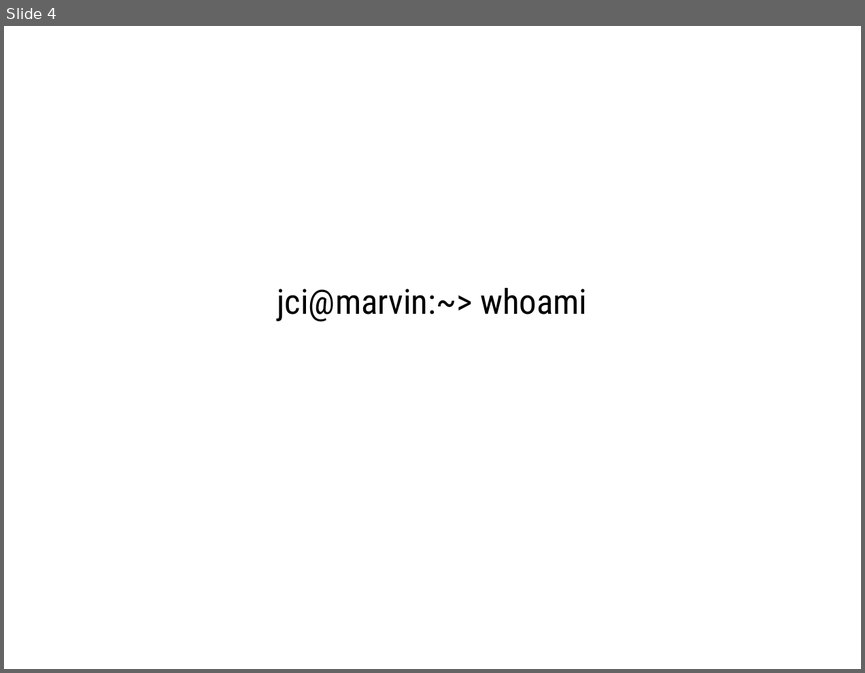
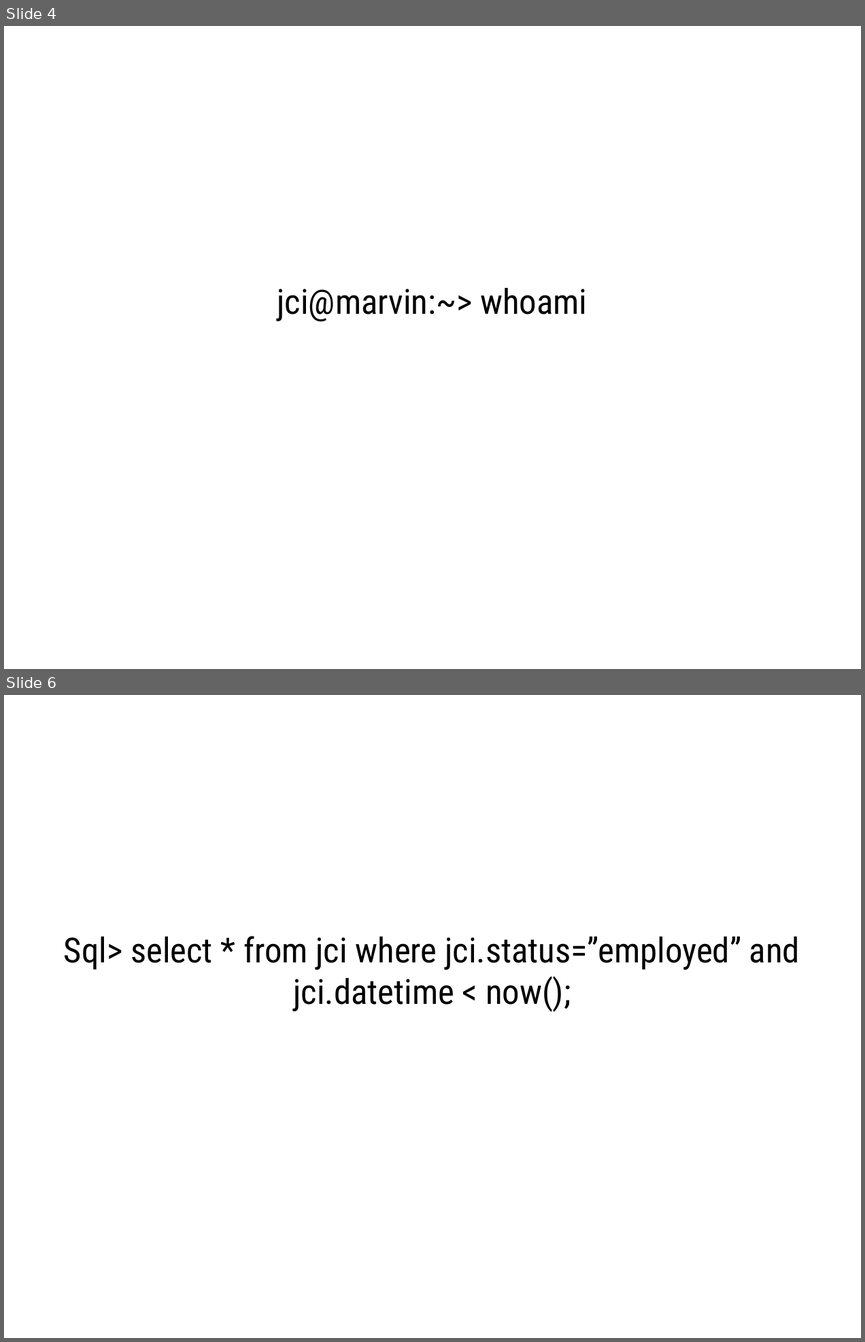
Before and after one commit to jci/charlas, a slide deck: UAT-20171116.odp. Shown one above the other, each under a label of ours: slide 4 before the commit, slides 4 and 6 after it; the slides between them are not shown. The pictures are 865x673 and 865x1342 pixels, drawn with LibreOffice and Linux fonts; fonts in the diff are those of the drawing. Boxes give left, top, right and bottom in pixels: in the first picture for what was removed or moved away, otherwise in the second. Text is boxed around its words. In the diff, an @@ line names an element or a change of style, - is before the commit and + after.

```diff
--- a/UAT-20171116.odp
+++ b/UAT-20171116.odp
@@ slide 6 added at box(4, 695, 861, 1338), background #FFFFFF @@
@@ subtitle added at box(64, 936, 800, 1012), 32 pt, text #000000 @@
+Sql> select * from jci where jci.status=”employed” and jci.datetime < now();
```
Also in this commit, not shown: 1 slide changed, 26 other slides added, 5 other files.
